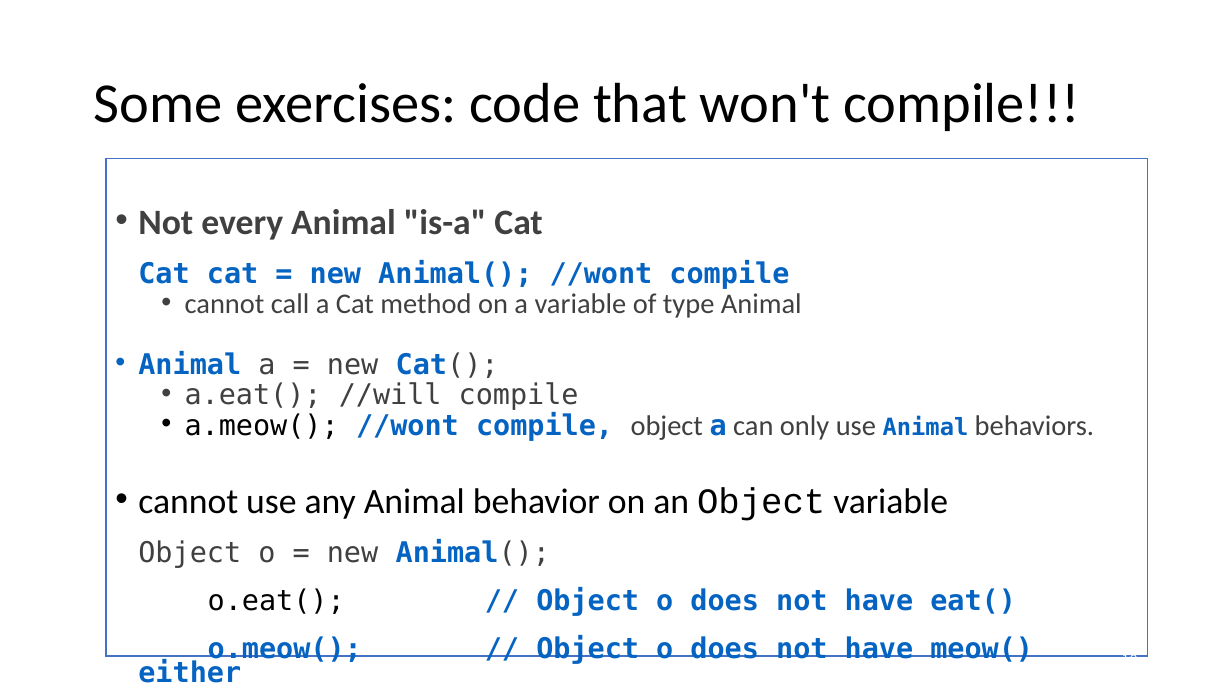
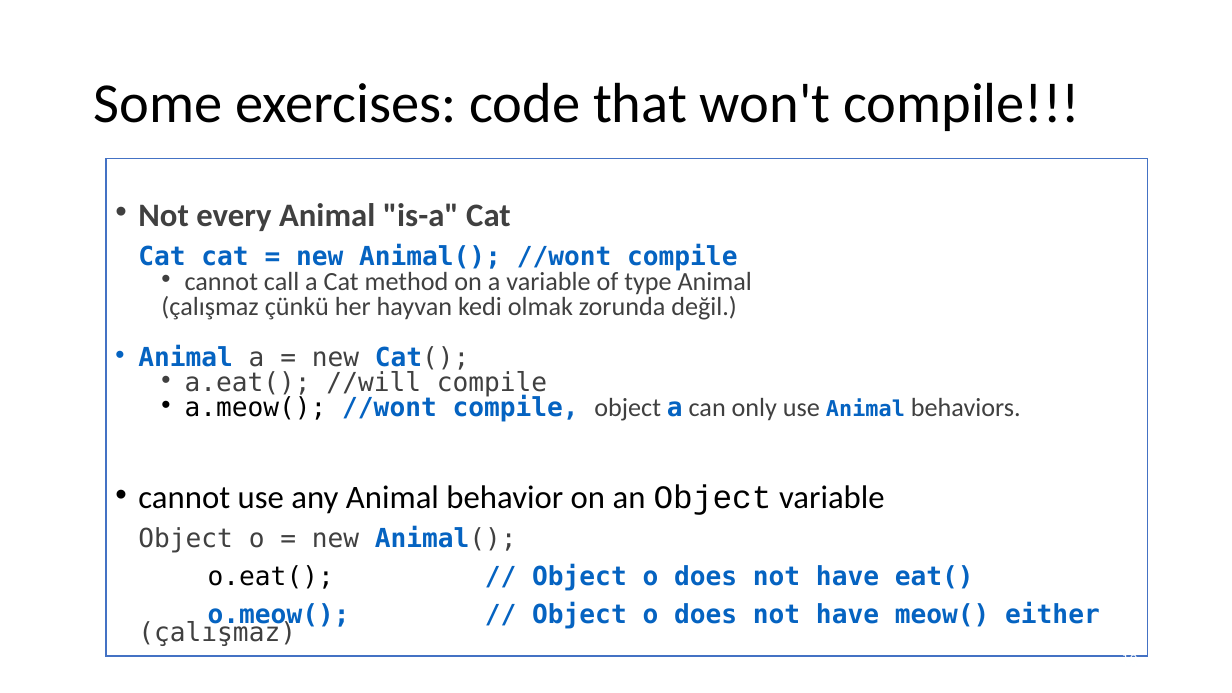
Before and after one commit to cankoyuncu/ObjectOriantedProgramming, a slide deck: slide 18 of week9/Week9.pptx. Drawn at 1232x693 pixels with LibreOffice and Linux fonts; fonts in the diff are those of the drawing. Boxes give left, top, right and bottom in pixels: in the first picture for what was removed or moved away, otherwise in the second. Text is boxed around its words. In the diff, an @@ line names an element or a change of style, - is before the commit and + after.

```diff
--- a/week9/Week9.pptx
+++ b/week9/Week9.pptx
@@ text at bbox=[138, 203, 1021, 421]: size 27.8 to 25.5 pt in "Not every Animal "is-a" Cat"; size 22.2 to 20.4 pt in "Cat cat = new Animal(); //wont compile", "cannot call a Cat method on a ...", "Animal a = new Cat();", "a.eat(); //will compile" and 1 more places; size 18.5 to 17 pt in "Animal"; line spacing 0.7 to 0.6 @@
@@ text at bbox=[161, 294, 737, 320]: paragraph added @@
+  (çalışmaz çünkü her hayvan kedi olmak zorunda değil.)
@@ text at bbox=[138, 485, 1100, 646]: text changed; size 22.2 to 20.4 pt; bold off @@
-• cannot use any Animal behavior on an Object variable
-  Object o = new Animal();
-  o.eat(); // Object o does not have eat()
-  o.meow(); // Object o does not have meow() either
+• cannot use any Animal behavior on an Object variable
+  Object o = new Animal();
+  o.eat(); // Object o does not have eat()
+  o.meow(); // Object o does not have meow() either (çalışmaz)
```
Also in this commit, not shown: 29 other slides changed, 8 other files.
